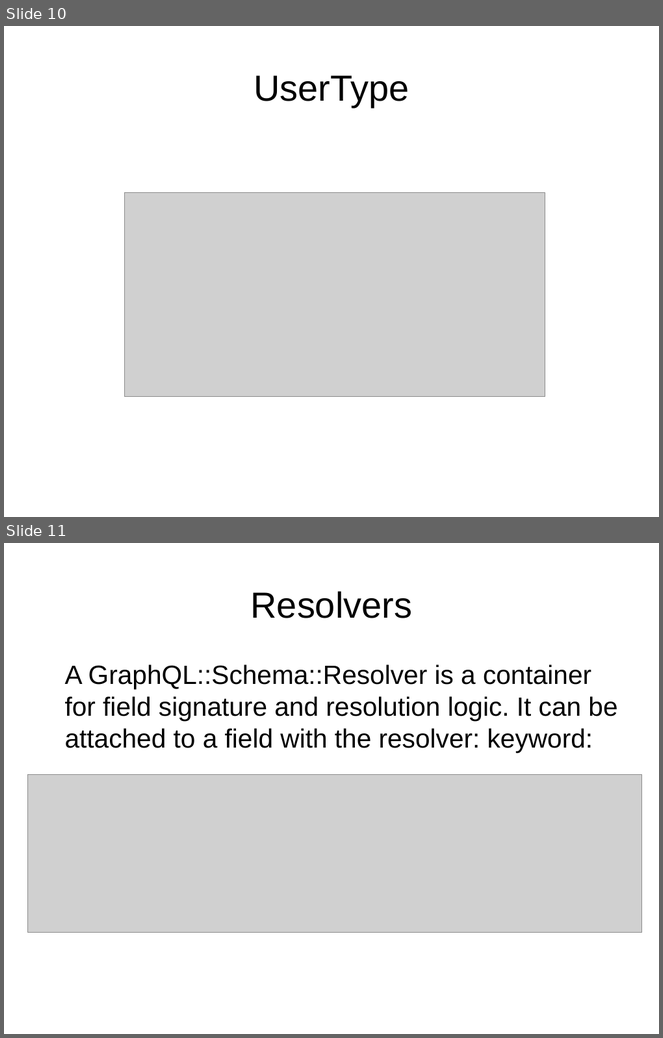
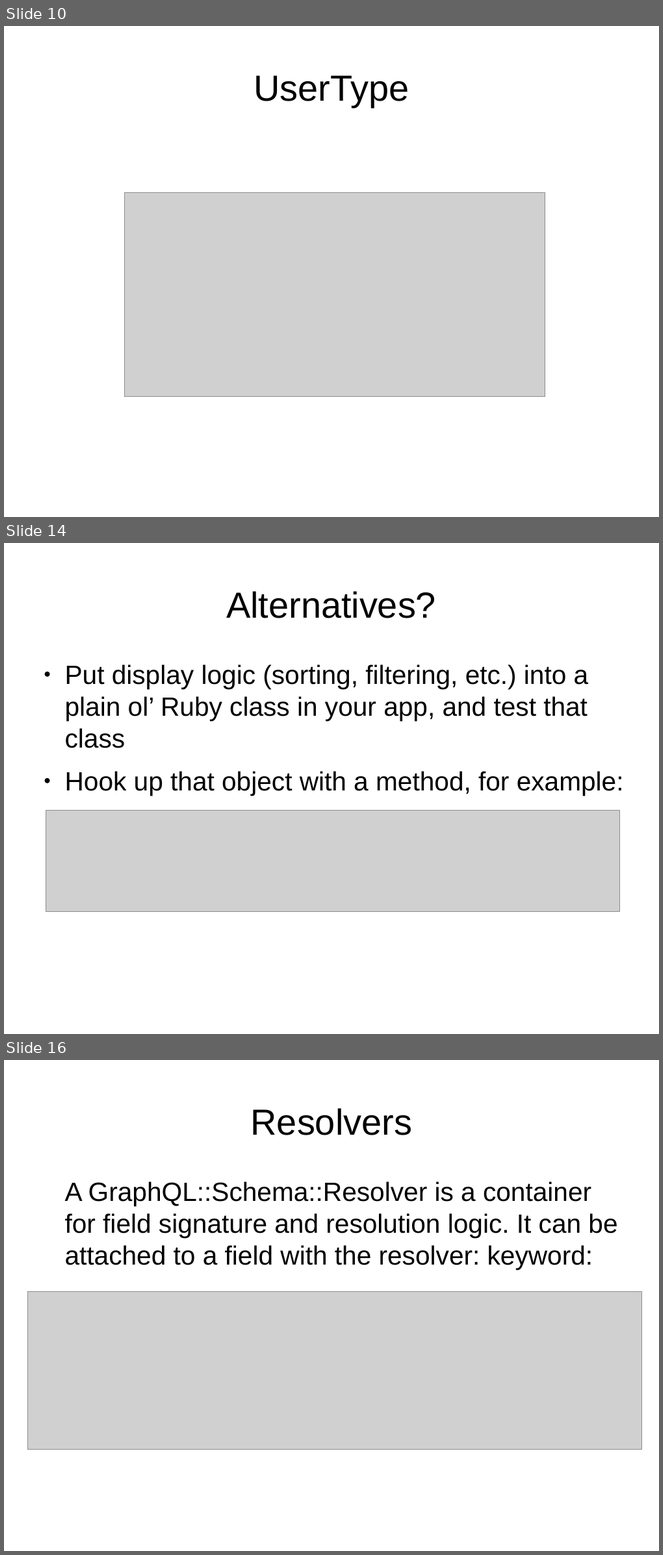
Before and after one commit to okapusta/graphql-example, a slide deck: doc/graphql.odp. Shown one above the other, each under a label of ours: slides 10 and 11 before the commit, slides 10, 14 and 16 after it; the slides between them are not shown. The pictures are 663x1038 and 663x1555 pixels, drawn with LibreOffice and Linux fonts; fonts in the diff are those of the drawing; grey boxes stand for pictures. Boxes give left, top, right and bottom in pixels: in the first picture for what was removed or moved away, otherwise in the second. Text is boxed around its words. In the diff, an @@ line names an element or a change of style, - is before the commit and + after.

```diff
--- a/doc/graphql.odp
+++ b/doc/graphql.odp
@@ slide 14 added at [4, 543, 659, 1034], background #FFFFFF @@
@@ title added at [226, 591, 436, 618], 44 pt, text #000000 @@
+Alternatives?
@@ text added at [65, 665, 624, 796], 32 pt, text #000000 @@
+● Put display logic (sorting, filtering, etc.) into a plain ol’ Ruby class in your app, and test that class
+● Hook up that object with a method, for example:
@@ picture added at [46, 811, 620, 912] @@
@@ what was slide 11 is now slide 16 @@
```
Also in this commit, not shown: 4 other slides added, 1 other file.
